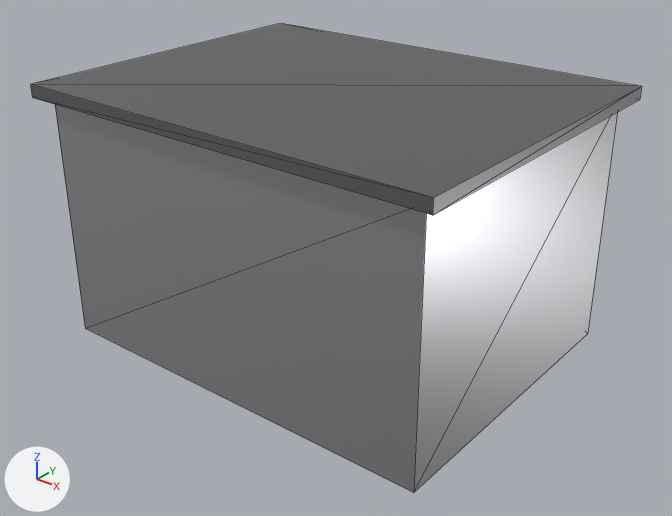
Before and after pictures for a commit that changed the glTF model public/assets/glb/construction-shed.glb.
The view is the same before and after, from a 50 mm camera at (7.61, -9.49, 7.11) aimed at (0.31, -0.37, 1.46). Lighting does not change. The marker at lower left points along +X, +Y and +Z. The older version comes first. Mesh edges are drawn as thin lines. Vertices at exactly the same position are counted once.

In view in the first picture: 'darkMetal', 'metal'.
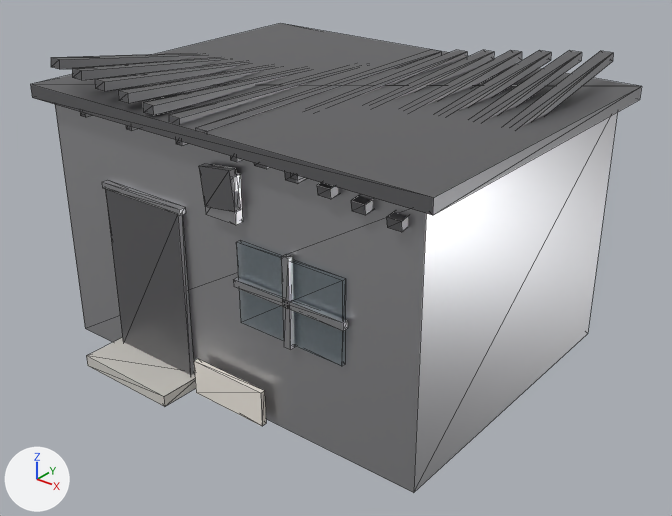
Patch to the scene script:
```diff
--- a/public/assets/glb/construction-shed.glb.py
+++ b/public/assets/glb/construction-shed.glb.py
@@ me_metal_mesh @@
-me_metal_mesh.from_pydata(...)  # 64 vertices, 96 faces; spans x -3.0..3.0, y -2.3..2.3, z 0.0..3.6
+me_metal_mesh.from_pydata(...)  # 88 vertices, 132 faces; spans x -3.0..3.0, y -2.42..2.3, z 0.0..3.6
+# me_metal_mesh part 1: a new loose piece, a box spanning x 1.15..1.25, y -2.41..-2.33, z 1.3..2.5, in mat_metal (light grey #c4c4c7)
+# me_metal_mesh part 2: a new loose piece, a box spanning x 0.35..2.05, y -2.41..-2.33, z 1.85..1.95, in mat_metal (light grey #c4c4c7)
+# me_metal_mesh part 3: a new loose piece, a box spanning x -0.05..0.45, y -2.42..-2.3, z 2.7..3.3, in mat_metal (light grey #c4c4c7)
+# me_metal_mesh part 4
+# 6 vertices are removed from x -2.4..2.4, y -1.9..-0.5, z 3.27..3.43
+# 12 faces are deleted
+# 2 vertices move from x -2.4, y -1.9, z 3.27..3.43 to x -2.05, y -2.39, z 2.54..2.62
+# 6 vertices are added at (-0.55, -2.39, 2.54), (-0.55, -2.29, 2.54), (-2.05, -2.29, 2.54), (-0.55, -2.39, 2.62), (-0.55, -2.29, 2.62), (-2.05, -2.29, 2.62)
+# 12 new faces join them
 me_metal_mesh.materials.append(mat_metal)
@@ me_darkmetal_mesh @@
-me_darkmetal_mesh.from_pydata(...)  # 8 vertices, 12 faces; spans x -3.2..3.2, y -2.5..2.5, z 3.59..3.77
+me_darkmetal_mesh.from_pydata(...)  # 168 vertices, 252 faces; spans x -3.2..3.2, y -2.5..2.5, z 0.15..4.17
+# me_darkmetal_mesh part 5: a new loose piece, a box spanning x -0.09..0.09, y -2.45..2.45, z 3.66..3.78, in mat_darkmetal (grey #818184)
+# me_darkmetal_mesh part 6: a new loose piece, a box spanning x -0.45..-0.35, y -2.45..2.45, z 3.51..3.65, in mat_darkmetal (grey #818184)
+# me_darkmetal_mesh part 7: a new loose piece, a box spanning x 0.45..0.55, y -2.45..2.45, z 3.51..3.65, in mat_darkmetal (grey #818184)
+# me_darkmetal_mesh part 8: a new loose piece, a box spanning x 1.35..1.45, y -2.45..2.45, z 3.51..3.65, in mat_darkmetal (grey #818184)
+# me_darkmetal_mesh part 9: a new loose piece, a box spanning x -2.0..-0.6, y -2.38..-2.3, z 0.15..2.55, in mat_darkmetal (grey #818184)
+# me_darkmetal_mesh part 10
+# 56 vertices are added at x -2.79..2.61, y -2.45..2.45, z 2.82..4.17
+# 48 new vertices lie (0.18, 0.0, 0.0) away from vertices in x -2.79..2.61, y -2.45..2.45, z 3.27..4.17
+# 156 new faces join them
+# other edits to the shape of me_darkmetal_mesh do not show in these pictures
 me_darkmetal_mesh.materials.append(mat_darkmetal)
@@ ob_render @@
+ob_render = bpy.data.objects.new('render', me_render_mesh)  # a box spanning x -0.4..0.8, y -2.48..-2.4, z 0.03..0.53; in mat_render (white #f1ebe2)
+ob_render.location = (0.0, 0.0, 0.0)
@@ ob_concrete @@
+ob_concrete = bpy.data.objects.new('concrete', me_concrete_mesh)  # a box spanning x -2.1..-0.5, y -2.95..-2.25, z 0.02..0.18; in mat_concrete (light grey #cecbc5)
+ob_concrete.location = (0.0, 0.0, 0.0)
@@ ob_glass @@
+ob_glass = bpy.data.objects.new('glass', me_glass_mesh)  # a box spanning x 0.4..2.0, y -2.37..-2.31, z 1.35..2.45; in mat_glass (blue #adc4ce)
+ob_glass.location = (0.0, 0.0, 0.0)
```

What differs and where, as boxes (x1, y1, x2, y2) in the pictures (672 x 516 px; the box of a moved part takes in the faces that stretch with it):
'darkMetal', reshaped (83% taller)
    before: (30, 23, 642, 215)
    after: (30, 23, 642, 375)
'glass', added
    after: (237, 241, 346, 366)
'concrete', added
    after: (86, 338, 196, 407)
'render', added
    after: (194, 359, 266, 426)
part 1 of me_metal_mesh, added
    after: (281, 254, 295, 350)
part 2 of me_metal_mesh, added
    after: (233, 277, 348, 331)
part 3 of me_metal_mesh, added
    after: (205, 173, 243, 225)
part 4 of me_metal_mesh, moved or reshaped (not visible before)
    after: (102, 181, 185, 216)
part 5 of me_darkmetal_mesh, added
    after: (196, 50, 441, 132)
part 6 of me_darkmetal_mesh, added (mostly hidden)
    after: (176, 140, 188, 146)
part 7 of me_darkmetal_mesh, added (mostly hidden)
    after: (230, 156, 243, 162)
part 8 of me_darkmetal_mesh, added (mostly hidden)
    after: (290, 174, 304, 180)
part 9 of me_darkmetal_mesh, added
    after: (105, 189, 195, 375)
part 10 of me_darkmetal_mesh, added
    after: (51, 50, 613, 232)
